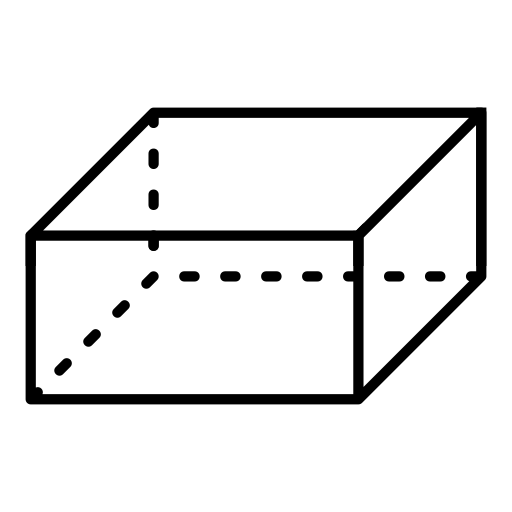
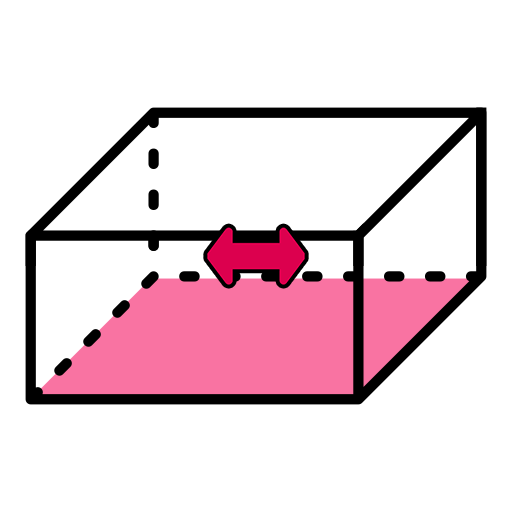
Before/after of a (512, 512) layered artwork. What changed in the layer stack:
painted on "Gradient Map 2", unmasked it over box(203, 223, 309, 289)
showed "Layer 9", opacity 100% → 55% over box(41, 278, 470, 395)
